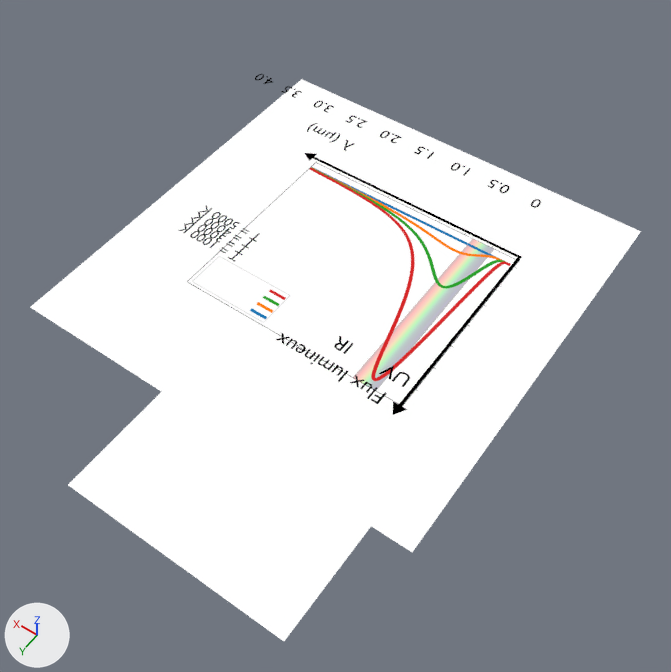
The Blender file images/thermodynamique/corps_chaud.blend as it was, and as the next commit left it.
The view is the same before and after, from a 50 mm lens placed at (-3.04, 4.53, 6.07), pointed at (-0.19, 0.54, -0.19). The axes (+X, +Y, +Z) are drawn at lower left. The lights are the same throughout. Text is drawn in Blender's own font.

In view in the first picture: 'Axe lambda', 'Fleche.002', 'Flux', 'Fond', 'Loi corps chaud', "Longueur d'onde", 'Plane'.
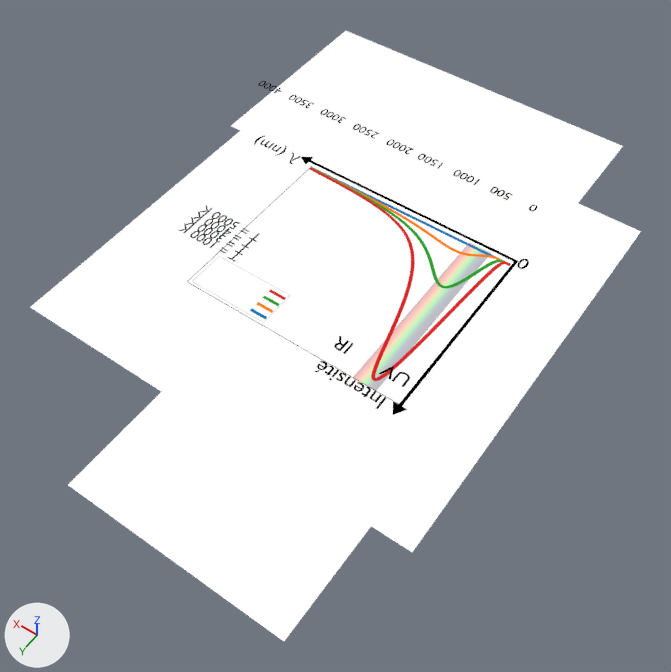
Commit message: Mise à jour des figures sur les corps chauds

Where the change shows, as pixel boxes (x1, y1, x2, y2) in the pictures (671 x 672 px):
```json
{"object": "Plane.002", "change": "added", "after": [231, 31, 623, 269]}
{"object": "Flux", "change": "text changed, moved", "before": [276, 333, 387, 404], "after": [315, 361, 386, 409]}
{"object": "Valeur x", "change": "added", "after": [258, 81, 537, 211]}
{"object": "Axe y", "change": "added", "after": [301, 157, 518, 262]}
{"object": "Fleche.002", "change": "deleted", "before": [305, 153, 520, 258]}
{"object": "Axe lambda", "change": "deleted", "before": [255, 74, 541, 208]}
{"object": "Longueur d'onde", "change": "moved", "before": [307, 123, 354, 151], "after": [254, 136, 300, 164]}
{"object": "Longueur d'onde.005", "change": "added", "after": [517, 259, 529, 269]}
```

The change, as JSON lines over the scene's bpy script:
```json
{"op": "add", "block": "me_plane_003", "code": ["me_plane_003 = bpy.data.meshes.new('Plane.003')", "me_plane_003.from_pydata([(-1.0, -1.0, 0.0), (2.33, -1.0, 0.0), (-1.0, 1.01, 0.0), (2.33, 1.01, 0.0)], [], [(0, 1, 3, 2)])", "me_plane_003.materials.append(mat_blanc)  # white #ffffff"]}
{"op": "add", "block": "me_plane_008_1", "code": ["me_plane_008_1 = bpy.data.meshes.new('Plane.008')", "me_plane_008_1.from_pydata([(-0.02, -1.63, 0.0), (0.02, -1.63, 0.0), (-0.02, 2.3, 0.0), (0.02, 2.3, 0.0), (0.02, 2.45, 0.0), (-0.02, 2.45, 0.0), (-0.02, 2.3, 0.0), (0.02, 2.3, 0.0), (-0.11, 2.3, 0.0), (0.11, 2.3, 0.0), (0.11, 2.3, 0.0), (-0.11, 2.3, 0.0), (0.01, 2.48, 0.0), (-0.01, 2.48, 0.0), (-0.02, 2.46, 0.0), (0.02, 2.46, 0.0), (-0.02, 2.31, 0.0), (0.02, 2.31, 0.0), (-0.11, 2.3, 0.0), (0.11, 2.3, 0.0)], [], [(6, 7, 3, 2), (16, 17, 4, 5), (0, 1, 7, 6), (17, 3, 9, 19), (16, 5, 11, 18), (14, 15, 12, 13), (5, 4, 15, 14), (2, 16, 18, 8), (4, 17, 19, 10), (2, 3, 17, 16)])", "me_plane_008_1.materials.append(mat_ligne)  # black #000000"]}
{"op": "set", "path": "txt_text_010.body", "old": "'Flux lumineux'", "new": "'Intensité'"}
{"op": "add", "block": "txt_text_008", "code": ["txt_text_008 = bpy.data.curves.new('Text.008', 'FONT')", "txt_text_008.body = '0     500   1000   1500  2000   2500   3000   3500   4000'", "txt_text_008.materials.append(mat_ligne)  # black #000000", "txt_text_008.space_character = 0.999"]}
{"op": "add", "block": "txt_text_016", "code": ["txt_text_016 = bpy.data.curves.new('Text.016', 'FONT')", "txt_text_016.body = '0'", "txt_text_016.materials.append(mat_ligne)  # black #000000"]}
{"op": "remove", "block": "ob_fleche_002", "code": ["ob_fleche_002 = bpy.data.objects.new('Fleche.002', me_plane_008)", "ob_fleche_002.location = (-0.18, -0.96, 0.05)", "ob_fleche_002.rotation_euler = (0.0, 0.0, -1.571)  # degrees (0, 0, -90)", "ob_fleche_002.scale = (0.576, 0.576, 0.576)"]}
{"op": "remove", "block": "ob_axe_lambda", "code": ["ob_axe_lambda = bpy.data.objects.new('Axe lambda', txt_text_014)", "ob_axe_lambda.location = (-1.14, -1.13, 0.61)", "ob_axe_lambda.scale = (0.158, 0.158, 0.158)"]}
{"op": "set", "path": "ob_flux.location", "old": "(-0.99, 0.96, 0.11)", "new": "(-1.02, 1.0, 0.11)"}
{"op": "set", "path": "ob_longueur_d_onde.location", "old": "(0.89, -1.3, 0.11)", "new": "(1.2, -0.84, 0.11)"}
{"op": "add", "block": "ob_valeur_x", "code": ["ob_valeur_x = bpy.data.objects.new('Valeur x', txt_text_008)", "ob_valeur_x.location = (-1.14, -1.06, 0.61)", "ob_valeur_x.scale = (0.128, 0.128, 0.128)"]}
{"op": "add", "block": "ob_longueur_d_onde_005", "code": ["ob_longueur_d_onde_005 = bpy.data.objects.new(\"Longueur d'onde.005\", txt_text_016)", "ob_longueur_d_onde_005.location = (-1.23, -0.91, 0.11)", "ob_longueur_d_onde_005.scale = (0.185, 0.185, 0.185)"]}
{"op": "add", "block": "ob_plane_002", "code": ["ob_plane_002 = bpy.data.objects.new('Plane.002', me_plane_003)", "ob_plane_002.location = (-0.2, -1.9, 0.01)"]}
{"op": "add", "block": "ob_axe_y", "code": ["ob_axe_y = bpy.data.objects.new('Axe y', me_plane_008_1)", "ob_axe_y.location = (-0.18, -0.9, 0.05)", "ob_axe_y.rotation_euler = (0.0, 0.0, -1.571)  # degrees (0, 0, -90)", "ob_axe_y.scale = (0.576, 0.576, 0.576)"]}
```
